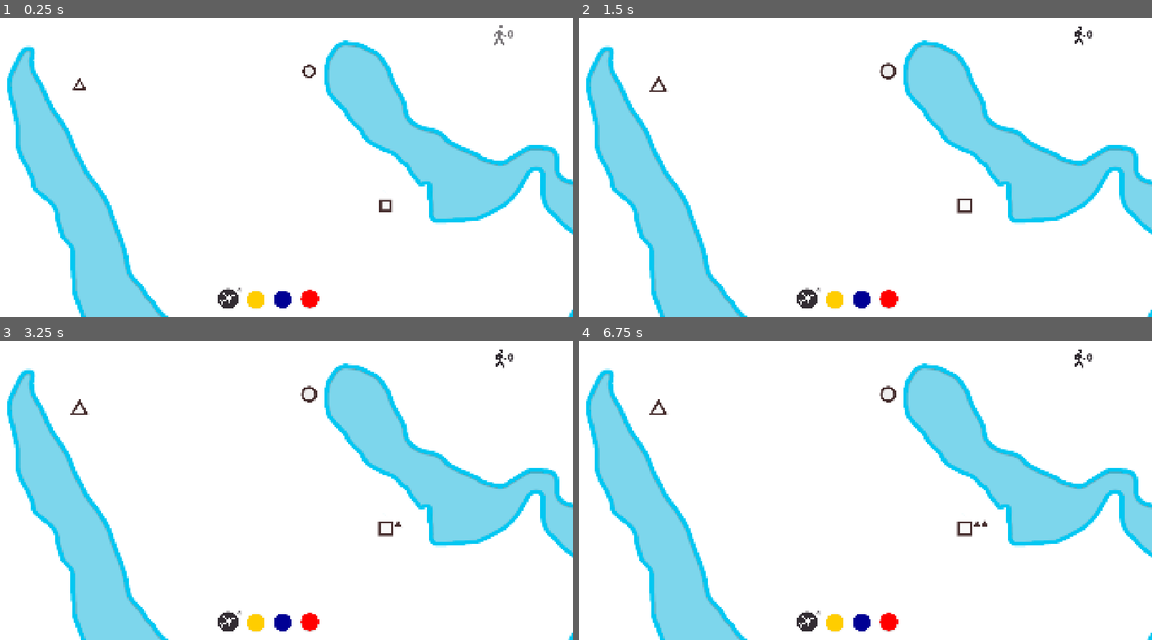
Above: before the commit, frames 1-4 (two rows, left to right).
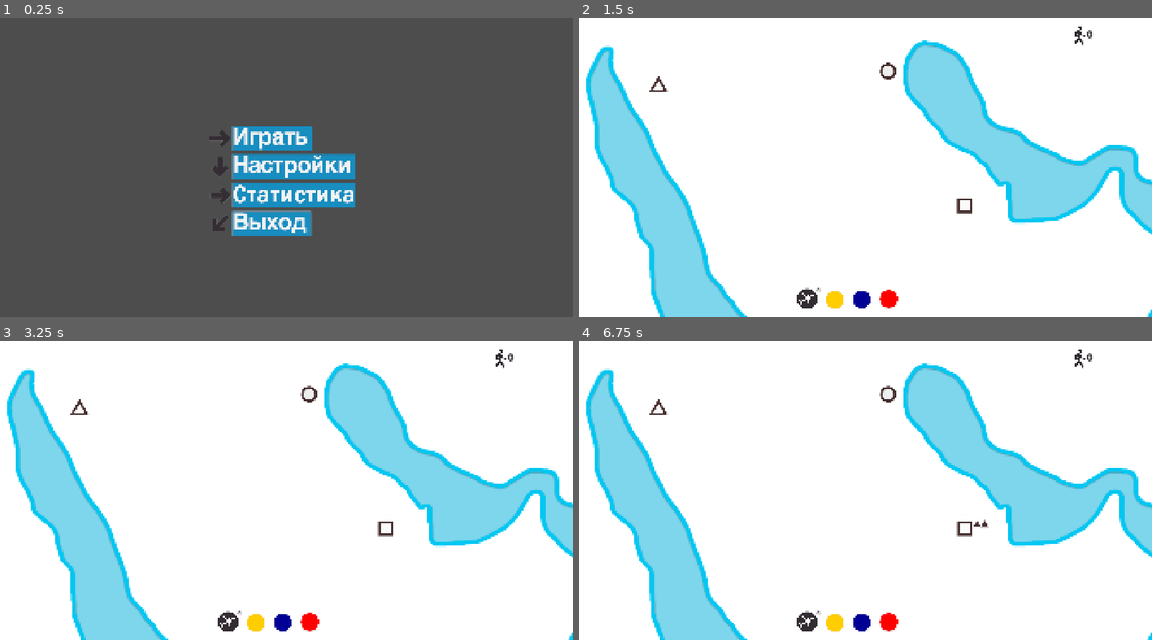
Above: after the commit, the same moments.

Repository: top-it-090304/Holding-Pattern
Game: Godot game, scene res://scene/StartMenu.tscn
Same seed, same stepped clock (60 frames per second), same inputs: the game is played once before the commit and once after it. Before the commit the project starts from res://scene/Main.tscn.
Inputs (mouse positions are in pixels of both pictures, inside the frame that each line leads up to):
- Up to frame 1 (0.25 s): no input
- Up to frame 2 (1.5 s): click (842, 137) at 0.52 s; click (836, 299) at 1.25 s
- Up to frame 3 (3.25 s): click (286, 622) at 2 s; click (309, 622) at 2.75 s
- Up to frame 4 (6.75 s): click (836, 622) at 3.5 s; click (865, 622) at 4.25 s; click (888, 622) at 5 s; click (836, 622) at 5.75 s; click (865, 622) at 6.5 s

The runs differ from the first frame. In frame 1, 99% of the frame differs, in the area x 0-100%, y 0-100%; in frame 2, less than 0.1%; in frame 3, less than 0.1%; in frame 4, less than 0.1%.

Commit message:
fix: add plane(rotate)

Diff:
--- a/project.godot
+++ b/project.godot
@@ -11,7 +11,7 @@
 [application]
 
 config/name="Air Rout"
-run/main_scene="uid://w3majmenhb7r"
+run/main_scene="uid://dggwktu3dwg6x"
 config/features=PackedStringArray("4.6", "Forward Plus")
 run/max_fps=60
 config/icon="res://objects/icon.svg"
--- a/scripts/Plane_add.gd
+++ b/scripts/Plane_add.gd
@@ -17,7 +17,7 @@
 
 		if found_data:
 			## цвет по линии
-			ghost_plane.modulate = found_data.color
+			ghost_plane.modulate = ghost_plane.modulate.lerp(found_data.color, 0.15)
 			ghost_plane.modulate.a = 0.7
 			## поворот по линии
 			var curve = found_data.curve
@@ -27,13 +27,13 @@
 			var pos2 = curve.sample_baked(offset + 2.0)
 
 			var target_angle = (pos2 - pos1).angle()
-			ghost_plane.rotation = target_angle
+			ghost_plane.rotation = lerp_angle(ghost_plane.rotation, target_angle, 0.15)
 		else:
 			ghost_plane.modulate = Color(1, 1, 1, 0.5)
 			ghost_plane.rotation = 0
 
 func _get_closest_route_data(world_pos):
-	var min_dist = 70.0
+	var min_dist = 30.0
 	var closest_data = null
 
 	for route in get_tree().get_nodes_in_group("routes"):
@@ -65,7 +65,7 @@
 	get_parent().add_child(ghost_plane)
 	ghost_plane.top_level = true
 	ghost_plane.z_index = 11
-	ghost_plane.scale = Vector2(1.0,1.0)
+	ghost_plane.scale = Vector2(1.1,1.1)
 	ghost_plane.global_position = get_viewport().get_mouse_position()
 
 
